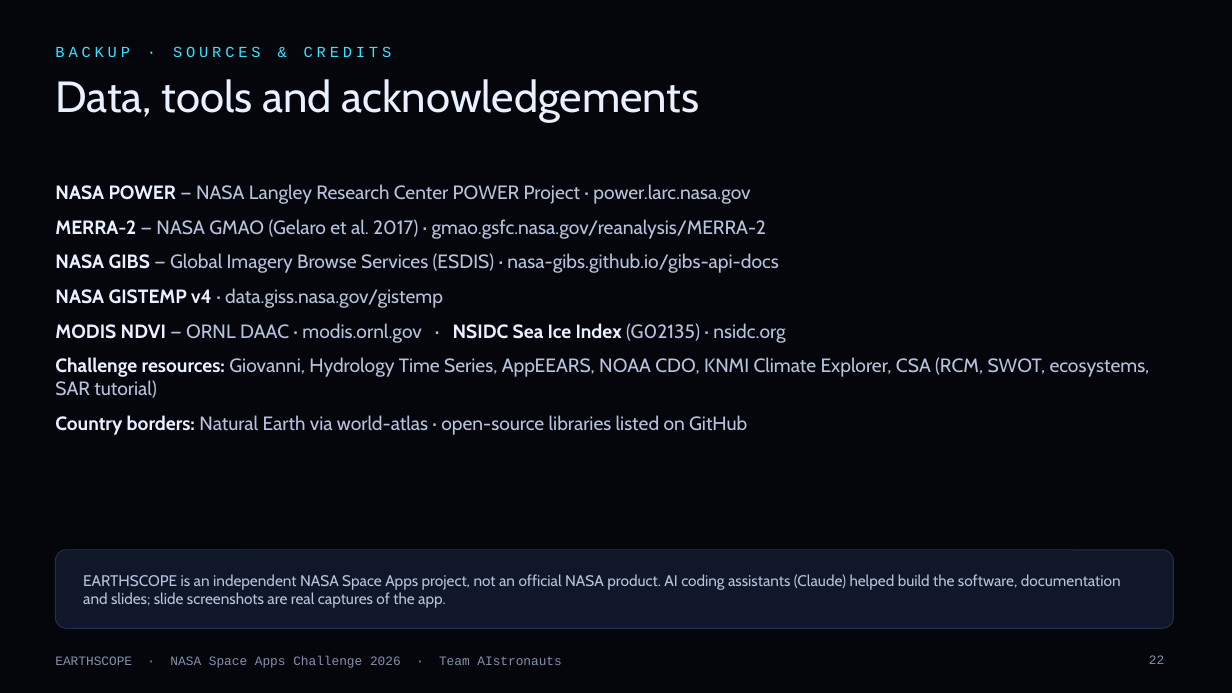
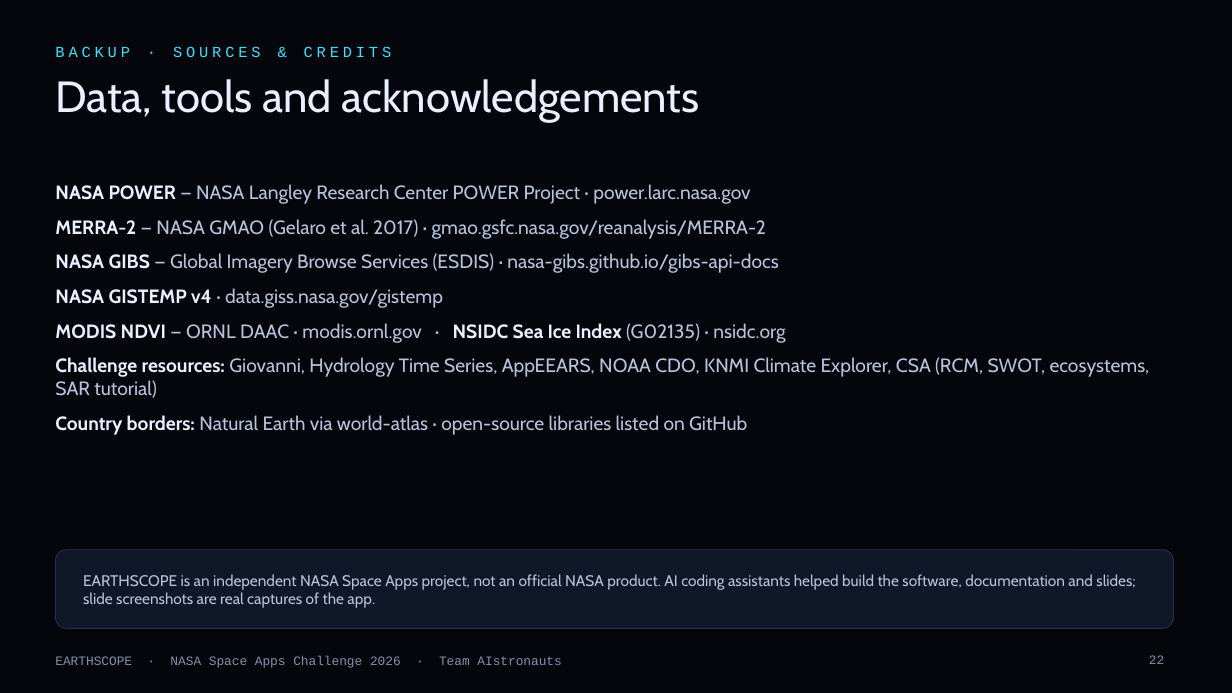
Before and after one commit to basharmukbel1/earthscope, a slide deck: slide 22 of docs/presentation/EARTHSCOPE-Presentation.pptx. Drawn at 1232x693 pixels with LibreOffice and Linux fonts; fonts in the diff are those of the drawing. Boxes give left, top, right and bottom in pixels: in the first picture for what was removed or moved away, otherwise in the second. Text is boxed around its words. In the diff, an @@ line names an element or a change of style, - is before the commit and + after.

```diff
--- a/docs/presentation/EARTHSCOPE-Presentation.pptx
+++ b/docs/presentation/EARTHSCOPE-Presentation.pptx
@@ text at bbox=[83, 574, 1135, 608]: text changed @@
-EARTHSCOPE is an independent NASA Space Apps project, not an official NASA product. AI coding assistants (Claude) helped build the software, documentation and slides; slide screenshots are real captures of the app.
+EARTHSCOPE is an independent NASA Space Apps project, not an official NASA product. AI coding assistants helped build the software, documentation and slides; slide screenshots are real captures of the app.
```
Also in this commit, not shown: 18 other files.
